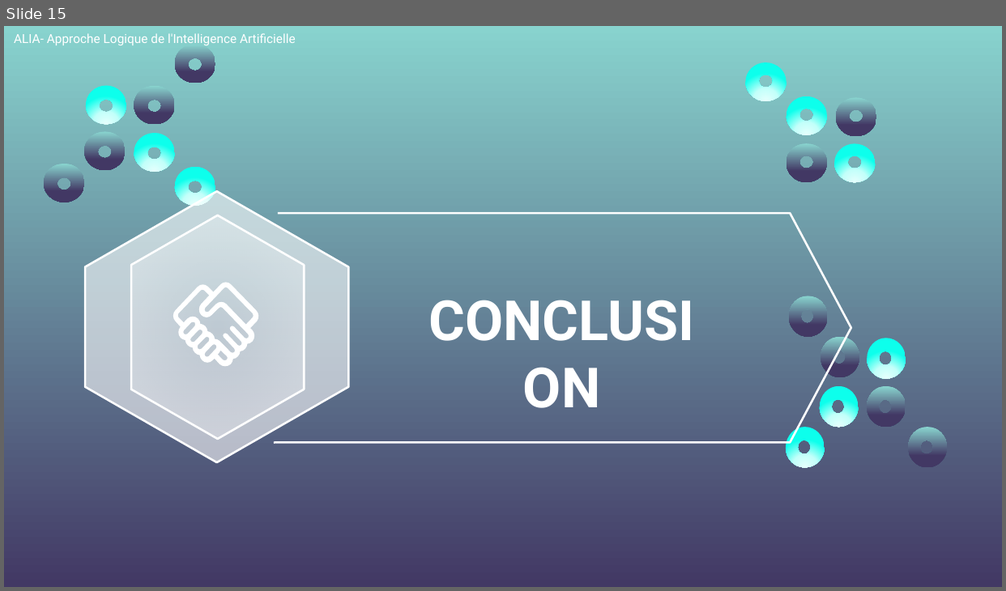
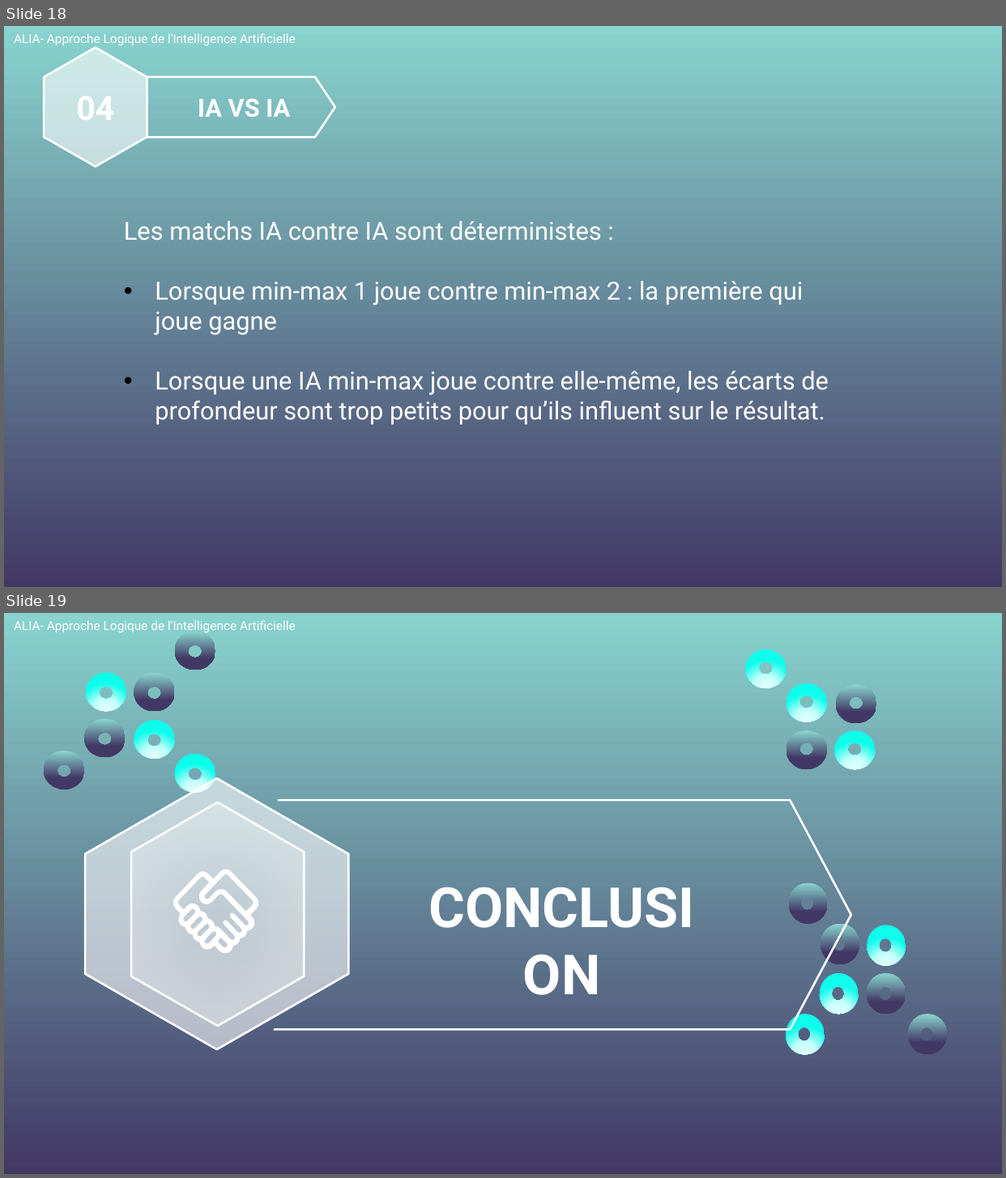
Before and after one commit to mguillevic/Othello, a slide deck: ALIA_Othello.pptx. Shown one above the other, each under a label of ours: slide 15 before the commit, slides 18 and 19 after it. The pictures are 1006x591 and 1006x1178 pixels, drawn with LibreOffice and Linux fonts; fonts in the diff are those of the drawing; background and template pictures are left out. Boxes give left, top, right and bottom in pixels: in the first picture for what was removed or moved away, otherwise in the second. Text is boxed around its words. In the diff, an @@ line names an element or a change of style, - is before the commit and + after.

```diff
--- a/ALIA_Othello.pptx
+++ b/ALIA_Othello.pptx
@@ slide 18 added at box(4, 26, 1002, 587), background picture (left out) @@
@@ text added at box(14, 33, 296, 45), 9 pt, text #FFFFFF @@
+ALIA- Approche Logique de l'Intelligence Artificielle
@@ hexagon added at box(44, 47, 147, 165), fill #FFFFFF at 58% opacity, outline #FFFFFF 1.5 pt @@
@@ text added at box(76, 96, 114, 120), 24 pt, text #FFFFFF, bold @@
+04
@@ freeform shape added at box(147, 77, 334, 137), outline #FFFFFF 1.5 pt @@
@@ text added at box(198, 99, 290, 117), 18 pt, text #FFFFFF, bold @@
+IA VS IA
@@ text added at box(124, 221, 829, 425), 18 pt, text #FFFFFF @@
+Les matchs IA contre IA sont déterministes :
+• Lorsque min-max 1 joue contre min-max 2 : la première qui joue gagne
+• Lorsque une IA min-max joue contre elle-même, les écarts de profondeur sont trop petits pour qu’ils influent sur le résultat.
@@ what was slide 15 is now slide 19 @@
```
Also in this commit, not shown: 3 slides changed, 3 other slides added.
